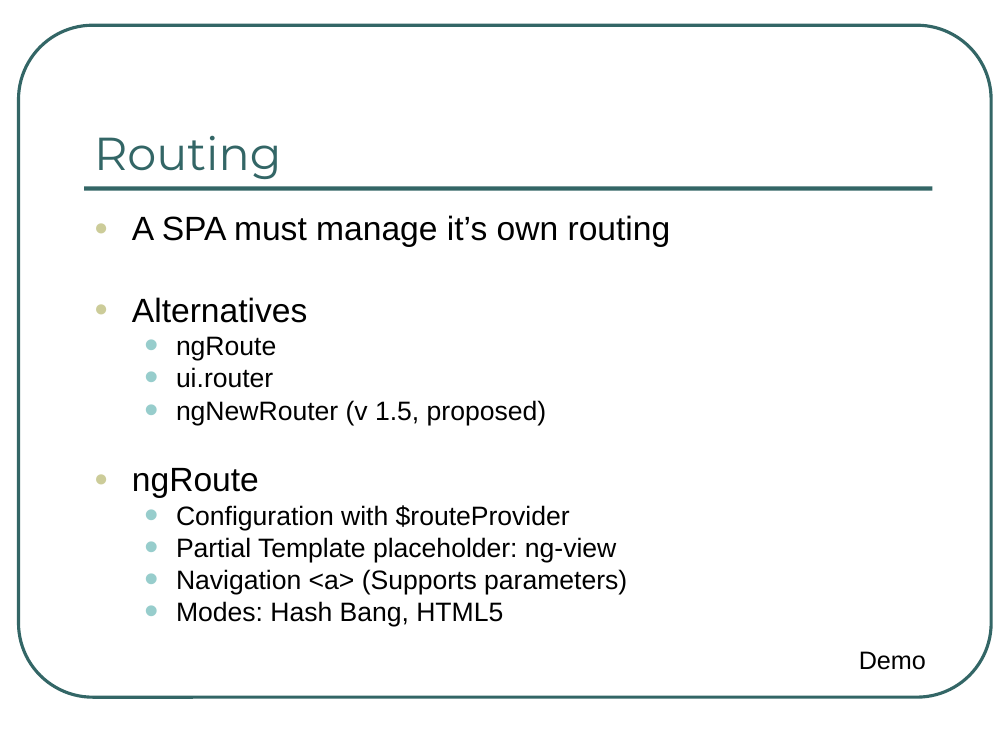
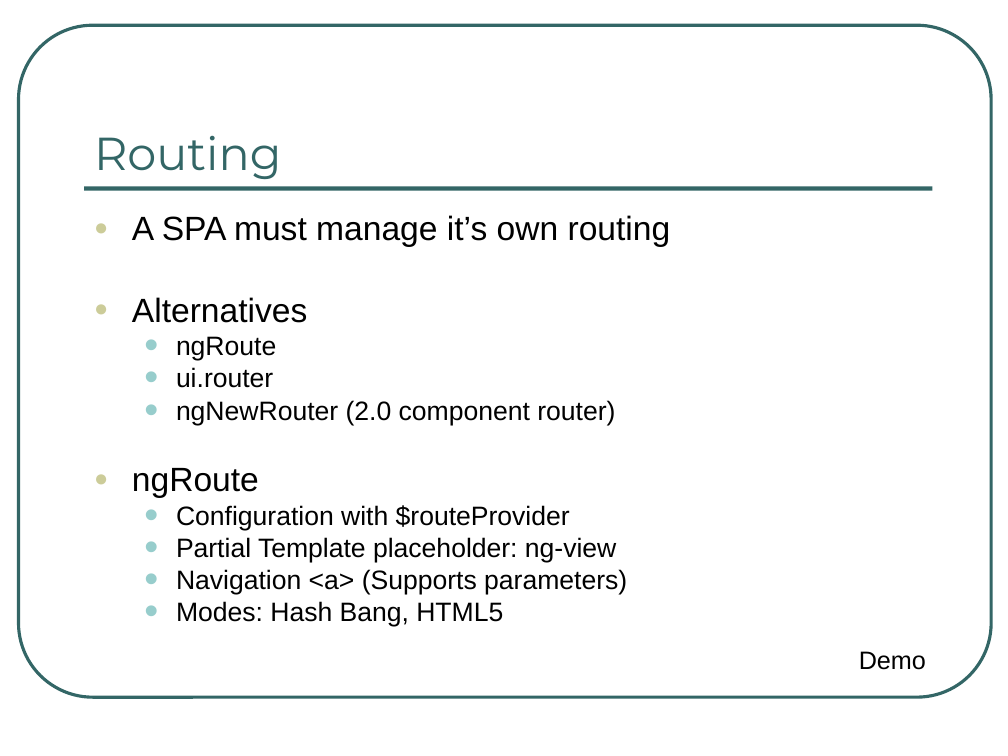
Before and after one commit to ng-al/AngularIntroApp, a slide deck: slide 34 of AngularJS Intro.ppt. Drawn at 1008x756 pixels with LibreOffice and Linux fonts; fonts in the diff are those of the drawing. Boxes give left, top, right and bottom in pixels: in the first picture for what was removed or moved away, otherwise in the second. Text is boxed around its words. In the diff, an @@ line names an element or a change of style, - is before the commit and + after.

```diff
--- a/AngularJS Intro.ppt
+++ b/AngularJS Intro.ppt
@@ text at box(176, 400, 615, 425): text changed @@
-  • ngNewRouter (v 1.5, proposed)
+  • ngNewRouter (2.0 component router)
```
Also in this commit, not shown: 1 other slide changed, 2 other files.
